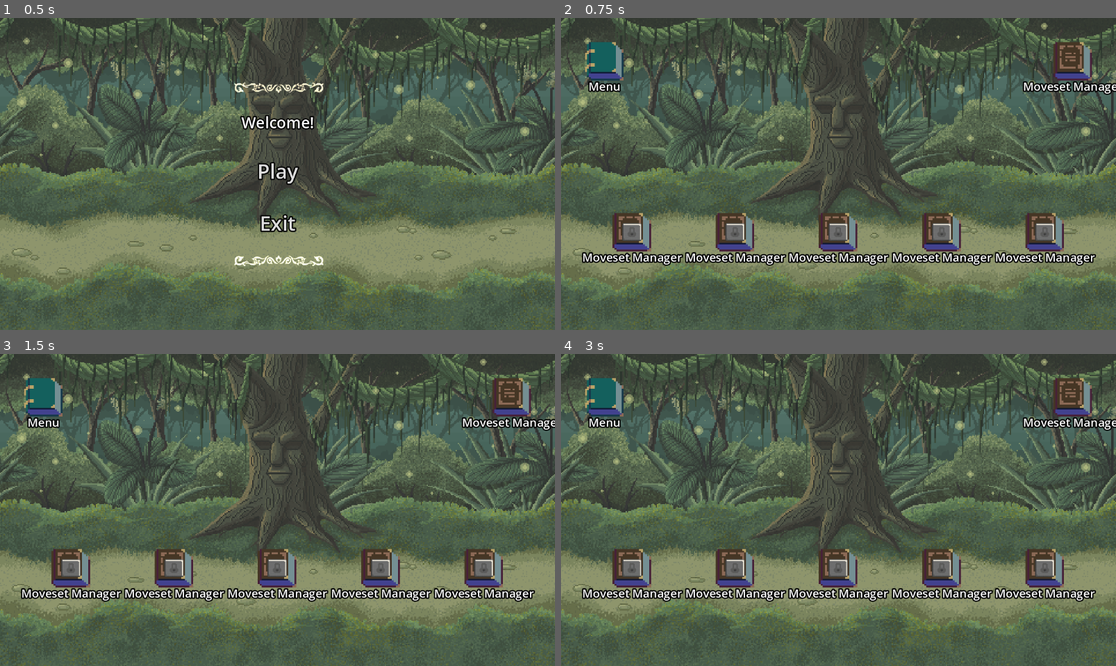
Above: before the commit, frames 1-4 (two rows, left to right).
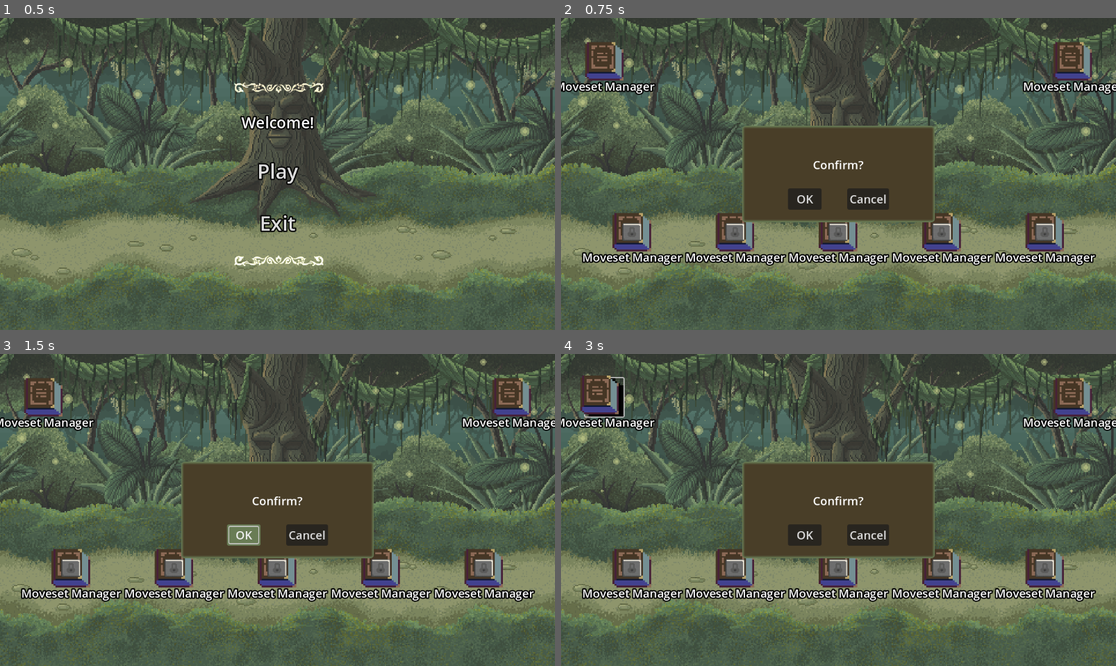
Above: after the commit, the same moments.

Repository: krickovix/turn-based-rpg
Game: Godot game, scene res://main_menu/main_menu.tscn
Two runs of this game, one before a commit and one after it. Both use one fixed random seed, a clock stepped at 60 frames per second and the inputs below.
Inputs (mouse positions are in pixels of both pictures, inside the frame that each line leads up to):
- Up to frame 1 (0.5 s): no input
- Up to frame 2 (0.75 s): click "Play" at 0.5 s
- Up to frame 3 (1.5 s): click (244, 534) at 1.25 s, where only the run after the commit has a clickable "OK"
- Up to frame 4 (3 s): click (805, 534) at 2 s, where only the run after the commit has a clickable "OK"; click "Moveset Manager" at 2.75 s

Frame 1 is identical in both runs. In frame 2, 7.0% of the frame differs, in the area x 0-68%, y 7-66%; in frame 3, 7.1%; in frame 4, 7.4%, in the area x 0-68%, y 6-66%.
Error before the commit: Invalid type in function 'parse_run_config' in base 'Node (dict_parser.gd)'. Cannot convert argument 1 from Nil to Dictionary. (res://autoloads/api_client.gd:1…
Error after the commit: Parse Error: Preload file "uid://dlocyq03onium" does not exist. (res://autoloads/music_manager/music_manager.gd:3)

Commit message:
Add music

Diff:
--- /dev/null
+++ b/client/nordeus-turn-rpg/autoloads/music_manager/music_manager.gd
@@ -0,0 +1,36 @@
+extends Node
+
+const BATTLE_MUSIC = preload("uid://dlocyq03onium")
+const MAP_MUSIC = preload("uid://cg0d5mr1rbbqb")
+
+@onready var player: AudioStreamPlayer = $AudioStreamPlayer
+
+var _current_track: AudioStream
+var _saved_position: float = 0.0
+var _saved_track: AudioStream
+
+
+func play_track(stream: AudioStream) -> void:
+	if _current_track == stream and player.playing:
+		return
+
+	_current_track = stream
+	player.stream = stream
+	player.play()
+
+func play_map_music() -> void:
+	if _saved_track == MAP_MUSIC and _saved_position > 0.0:
+		_current_track = MAP_MUSIC
+		player.stream = MAP_MUSIC
+		player.play(_saved_position)
+		_saved_position = 0.0
+		_saved_track = null
+	else:
+		play_track(MAP_MUSIC)
+
+func play_battle_music() -> void:
+	if _current_track == MAP_MUSIC and player.playing:
+		_saved_track = MAP_MUSIC
+		_saved_position = player.get_playback_position()
+
+	play_track(BATTLE_MUSIC)
--- /dev/null
+++ b/client/nordeus-turn-rpg/autoloads/music_manager/music_manager.tscn
@@ -0,0 +1,9 @@
+[gd_scene load_steps=2 format=3 uid="uid://ci7i124cyi0qx"]
+
+[ext_resource type="Script" uid="uid://f56sm1etyv8k" path="res://autoloads/music_manager/music_manager.gd" id="1_pldsu"]
+
+[node name="MusicManager" type="Node"]
+script = ExtResource("1_pldsu")
+
+[node name="AudioStreamPlayer" type="AudioStreamPlayer" parent="."]
+autoplay = true
--- a/client/nordeus-turn-rpg/battle/battle.gd
+++ b/client/nordeus-turn-rpg/battle/battle.gd
@@ -2,14 +2,16 @@
 
 signal battle_over(xp_learned: int, levels_gained: int, move_learned: Move)
 
+const TURN_DELAY = 0.8
+const ACTION_DELAY = 0.4
+
 enum FighterType{HERO, MONSTER}
 
-@onready var move_card_container: HBoxContainer = $MarginContainer/MoveUI/MoveCardContainer
 @onready var move_cards : Array[MoveCard] = [
-	$MarginContainer/MoveUI/MoveCardContainer/MoveCard,
-	$MarginContainer/MoveUI/MoveCardContainer/MoveCard2,
-	$MarginContainer/MoveUI/MoveCardContainer/MoveCard3,
-	$MarginContainer/MoveUI/MoveCardContainer/MoveCard4
+	$MarginContainer/MoveCardContainer/MoveCard,
+	$MarginContainer/MoveCardContainer/MoveCard2,
+	$MarginContainer/MoveCardContainer/MoveCard3,
+	$MarginContainer/MoveCardContainer/MoveCard4
 ]
 @onready var battle_log: BattleLog = $MarginContainer/BattleLog
 
@@ -27,6 +29,7 @@
 var last_battle_result: BattleResult
 
 func _ready() -> void:
+	MusicManager.play_battle_music()
 	hero = RunState.hero
 	hero.reset_for_battle()
 	monster = RunState.monsters[RunState.current_encounter_index]
@@ -43,20 +46,20 @@
 
 func handle_hero_move(move: Move) -> void:
 	resolve_move(hero, monster, move)
+	disable_moves()
+	await get_tree().create_timer(TURN_DELAY).timeout
 	request_monster_move()
-	refresh_ui()
 
 func handle_monster_move(move: Move) -> void:
 	resolve_move(monster, hero, move)
+	enable_moves()
 	turn += 1
-	refresh_ui()
 
 func request_monster_move() -> void:
 	var move = await APIClient.get_monster_move(monster.str_id, monster.hp, monster.max_hp, monster.active_effects,
 												hero.hp, hero.max_hp, hero.active_effects, turn)
 	if move == null:
 		current_player = FighterType.HERO
-		refresh_ui()
 		return
 
 	handle_monster_move(move)
@@ -64,7 +67,6 @@
 func resolve_move(caster: Fighter, enemy: Fighter, move: Move):
 	caster.tick_active_effects()
 
-	var side := BattleLog.Side.HERO if caster == hero else BattleLog.Side.MONSTER
 	var text = "%s used %s" % [caster.name, move.name]
 	if move.icon:
 		text += "[img=24]%s[/img] " % [move.icon.resource_path]
@@ -75,6 +77,7 @@
 		clone.caster = caster
 		var target := caster if clone.target == Effect.TARGET.SELF else enemy
 		target.apply(clone)
+		await get_tree().create_timer(ACTION_DELAY).timeout
 		if target.is_dead(): break
 
 	current_player = (current_player+1)%2 as FighterType
@@ -115,7 +118,10 @@
 		move_cards[i].set_move(move)
 		move_cards[i].icon_button.pressed.connect(_on_move_button_pressed.bind(move_cards[i].move))
 
-	refresh_ui()
+func disable_moves() -> void:
+	for move_card in move_cards:
+		move_card.icon_button.disabled = true
 
-func refresh_ui() -> void:
-	move_card_container.visible = (current_player == FighterType.HERO and not battle_finished)
+func enable_moves() -> void:
+	for move_card in move_cards:
+		move_card.icon_button.disabled = false
--- a/client/nordeus-turn-rpg/map/map.gd
+++ b/client/nordeus-turn-rpg/map/map.gd
@@ -20,7 +20,9 @@
 @onready var back_icon_button: IconButton = $MarginContainer/VBoxContainer/HeaderContainer/HBoxContainer/BackIconButton
 
 
+
 func _ready() -> void:
+	MusicManager.play_map_music()
 	if RunState.max_encounter_index >= 5:
 		complete_label.type_text("Congratulations!\nMission completed.")
 
@@ -41,6 +43,7 @@
 
 func _on_encounter_pressed(index: int) -> void:
 	RunState.current_encounter_index = index
+	#MusicManager.pause_music()
 	get_tree().change_scene_to_file(BATTLE_PATH)
 
 func _on_popup_clicked_confirm() -> void:
--- a/client/nordeus-turn-rpg/map/map.tscn
+++ b/client/nordeus-turn-rpg/map/map.tscn
@@ -70,7 +70,6 @@
 
 [node name="CompleteLabel" parent="MarginContainer/VBoxContainer/HeaderContainer" instance=ExtResource("4_7lyie")]
 layout_mode = 2
-theme_override_constants/outline_size = 10
 theme_override_font_sizes/normal_font_size = 28
 fit_content = true
 horizontal_alignment = 1
--- a/client/nordeus-turn-rpg/project.godot
+++ b/client/nordeus-turn-rpg/project.godot
@@ -21,6 +21,7 @@
 APIClient="*res://autoloads/api_client.gd"
 DictParser="*res://autoloads/dict_parser.gd"
 TooltipLayer="*res://autoloads/tooltip_layer.gd"
+MusicManager="*res://autoloads/music_manager/music_manager.tscn"
 
 [gui]
 
Not shown, added: client/nordeus-turn-rpg/autoloads/music_manager/music_manager.gd.uid
Not shown, added: client/nordeus-turn-rpg/assets/audio/music/map.mp3
